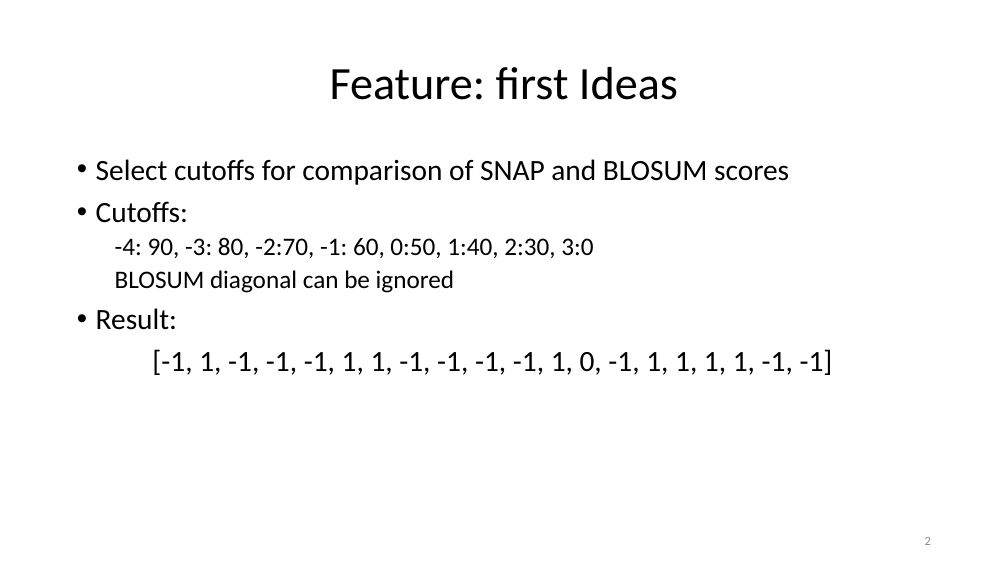
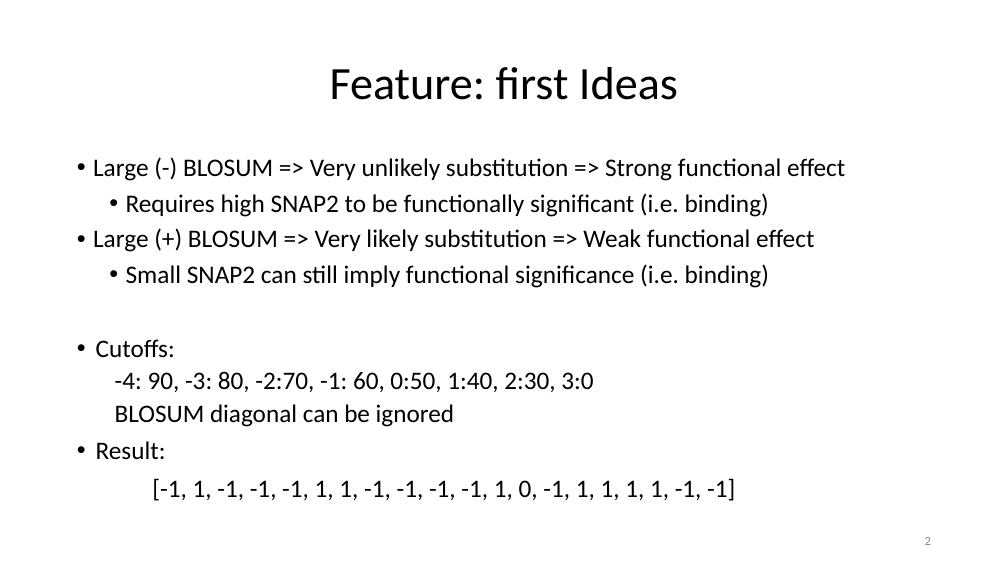
Before and after one commit to paulhager/ProteinPrediction1, a slide deck: slide 2 of BLOSUM_scorescompared to single SNAP scores.pptx. Drawn at 1008x567 pixels with LibreOffice and Linux fonts; fonts in the diff are those of the drawing; background and template pictures are left out. Boxes give left, top, right and bottom in pixels: in the first picture for what was removed or moved away, otherwise in the second. Text is boxed around its words. In the diff, an @@ line names an element or a change of style, - is before the commit and + after.

Commit message:
updated presentation - some slides still missing

```diff
--- a/BLOSUM_scorescompared to single SNAP scores.pptx
+++ b/BLOSUM_scorescompared to single SNAP scores.pptx
@@ text at [93,158,845,288]: text changed; size 28 to 24.1 pt @@
-• Select cutoffs for comparison of SNAP and BLOSUM scores
+• Large (-) BLOSUM => Very unlikely substitution => Strong functional effect
+  • Requires high SNAP2 to be functionally significant (i.e. binding)
+• Large (+) BLOSUM => Very likely substitution => Weak functional effect
+  • Small SNAP2 can still imply functional significance (i.e. binding)
@@ text at [96,339,735,501]: size 28 to 24 pt in "Cutoffs:", "Result:", "[-1, 1, -1, -1, -1, 1, 1, ..." @@
```
Also in this commit, not shown: 5 other slides changed, 6 slides added, 1 other file.
